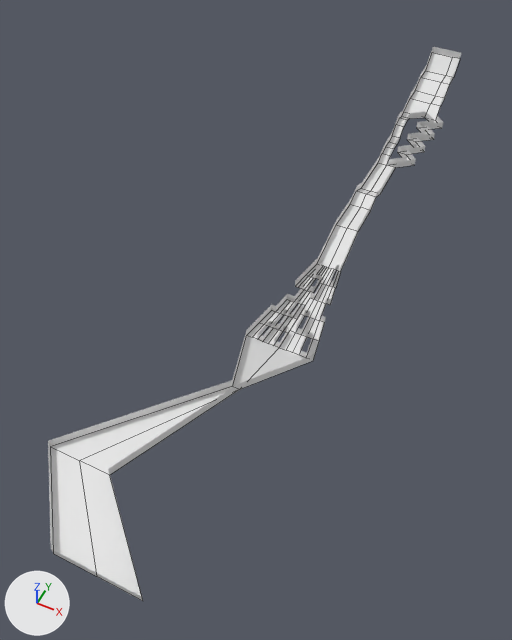
The Blender file GolfClient/Assets/Levels/level1_field.blend as it was, and as the next commit left it.
One viewpoint serves both versions: a 50 mm lens placed at (5.0, -4.4, 13.0), pointed at (-1.2, 8.0, -2.5). Arrows for +X, +Y and +Z are at lower left; the lights stay in place. Mesh edges are drawn as thin lines on the coarser meshes.

Before the edit, the objects in view are built like this:
```python
me_plane = bpy.data.meshes.new('Plane')
me_plane.from_pydata(...)  # 276 vertices, 132 faces, 14 loose edges; spans x -2.5..1.0, y -1.0..21.8, z -2.0..0.2
me_plane_001 = bpy.data.meshes.new('Plane.001')
me_plane_001.from_pydata(...)  # 162 vertices, 97 faces; spans x -2.5..1.0, y -1.0..21.8, z -2.0..0.0
# before: 0 (-1.0, -1.0, 0.0) at pixel (53, 553), 1 (1.0, -1.0, 0.0) at pixel (143, 601), 16 (0.0, -1.0, 0.0) at pixel (97, 576), 28 (0.0, -1.0, 0.0) at pixel (97, 576), 107 (-2.5, 0.9, 0.0) at pixel (50, 446)
# before: 108 (-1.0, 0.9, 0.0) at pixel (109, 475), 109 (-1.8, 0.9, 0.0) at pixel (79, 460)
ob_plane = bpy.data.objects.new('Plane', me_plane_001)
ob_plane.location = (0.0, 0.0, 0.0)
ob_wall = bpy.data.objects.new('Wall', me_plane)
ob_wall.location = (0.0, 0.0, 0.0)
```
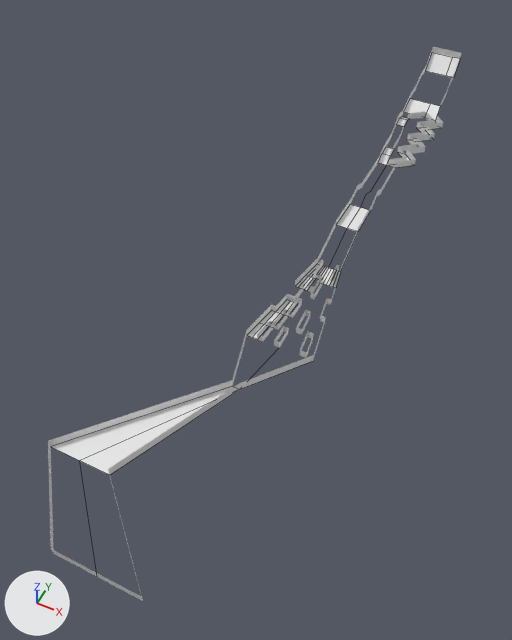
Pixel boxes [x1, y1, x2, y2] of what changed, in the pictures (512 x 640 px):
'Plane', reshaped
    before: [51, 53, 459, 596]
    after: [51, 53, 459, 474]
part 1 of me_plane_001, deleted
    before: [51, 447, 141, 596]
part 2 of me_plane_001, deleted
    before: [233, 71, 452, 387]

Diff of the bpy script that builds the scene:
```diff
--- a/GolfClient/Assets/Levels/level1_field.blend.py
+++ b/GolfClient/Assets/Levels/level1_field.blend.py
@@ me_plane_001 @@
 # used by ob_plane; location = (0.0, 0.0, 0.0)
 # verts and faces of me_plane_001; kept vertices keep their numbers, new ones are numbered from 162
-me_plane_001.from_pydata(...)  # 162 vertices, 97 faces; spans x -2.5..1.0, y -1.0..21.8, z -2.0..0.0
+me_plane_001.from_pydata(...)  # 110 vertices, 47 faces; spans x -2.5..1.0, y -1.0..21.8, z -2.0..0.0
+# me_plane_001 part 1
+delete_vertices([0, 1])  # with the faces that use them
+# me_plane_001 part 2
+# 50 vertices are removed from x -0.5..0.9, y 7.0..20.7, z -2.0..-1.0
+# 48 faces are deleted
```
